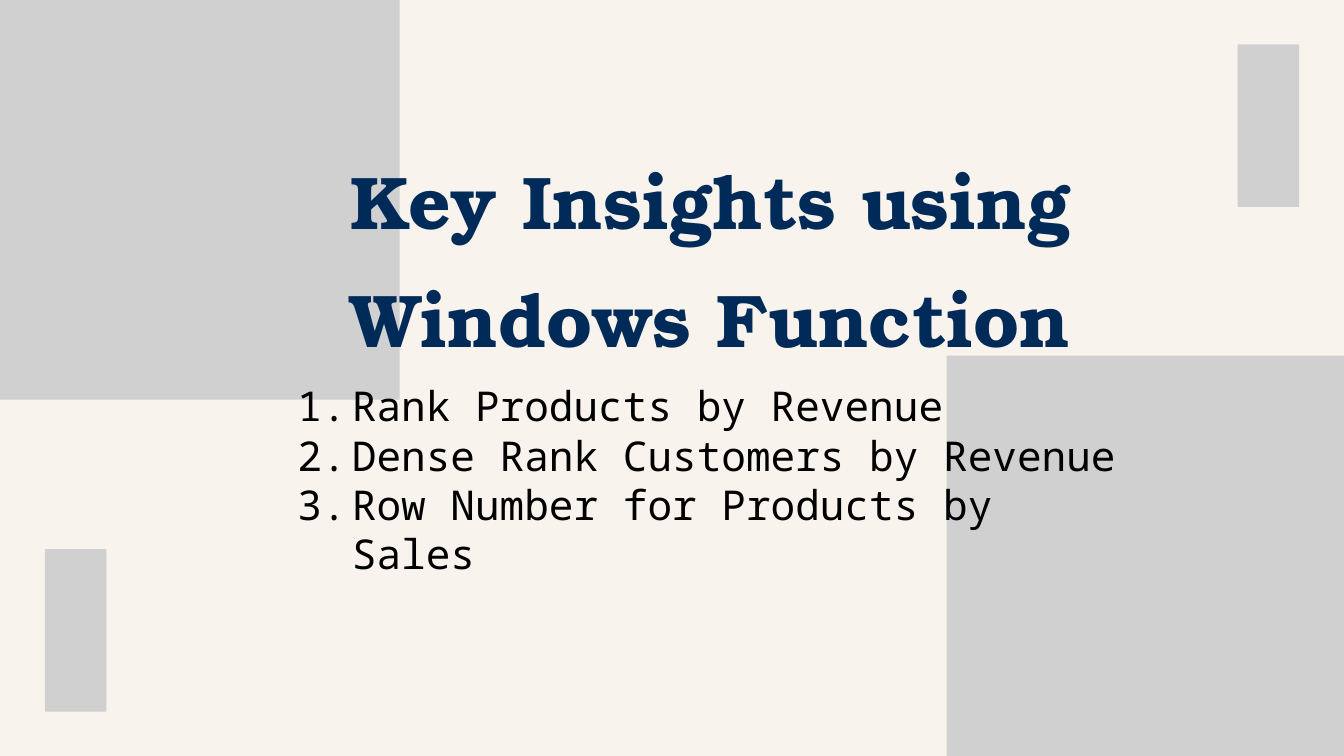
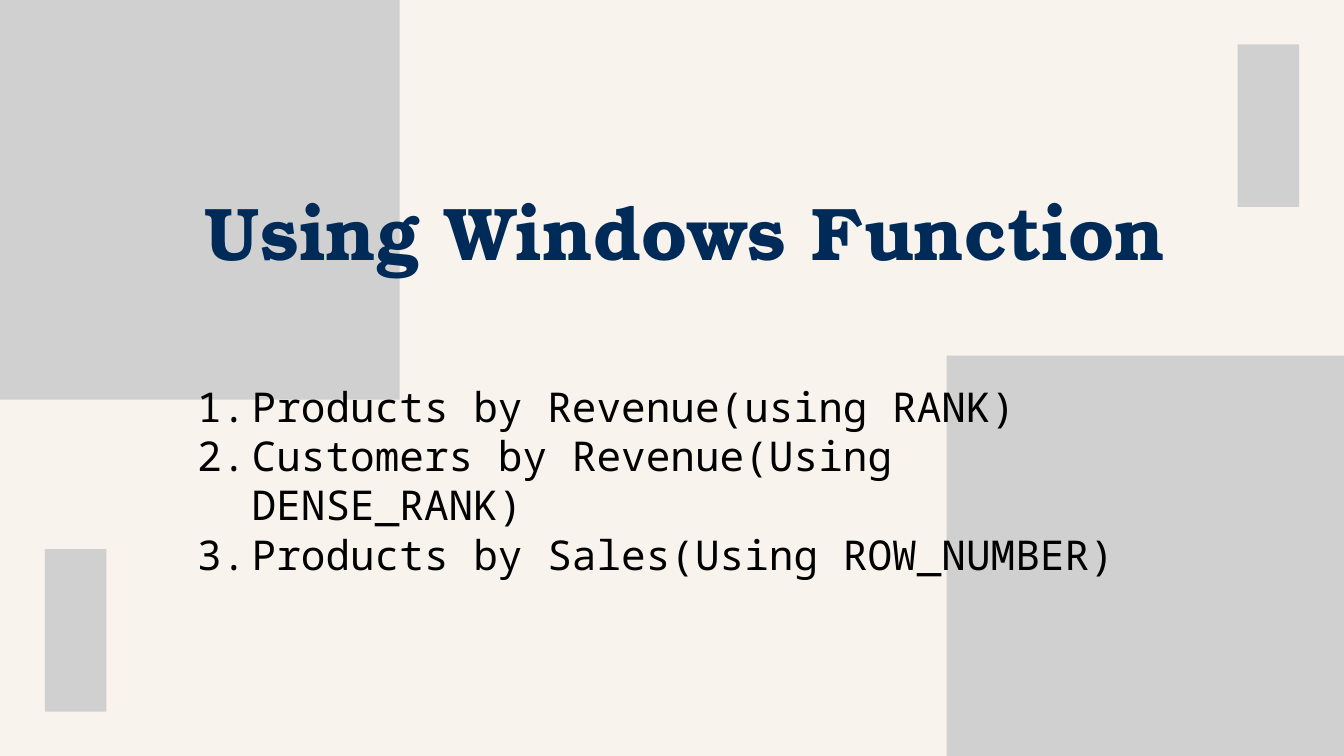
Before and after one commit to krupadalal/Flipkart-SQL-Sales-Analysis, a slide deck: slide 24 of flipkart_ppt.pptx (slide 23 before the commit). Drawn at 1344x756 pixels with LibreOffice and Linux fonts; fonts in the diff are those of the drawing; grey boxes stand for pictures. Boxes give left, top, right and bottom in pixels: in the first picture for what was removed or moved away, otherwise in the second. Text is boxed around its words. In the diff, an @@ line names an element or a change of style, - is before the commit and + after.

```diff
--- a/flipkart_ppt.pptx
+++ b/flipkart_ppt.pptx
@@ text at (x1=205, y1=203, x2=1166, y2=279): text changed @@
-Key Insights using Windows Function
+Using Windows Function
@@ text at (x1=252, y1=390, x2=1114, y2=580): text changed @@
-1. Rank Products by Revenue
-2. Dense Rank Customers by Revenue
-3. Row Number for Products by Sales
+1. Products by Revenue(using RANK)
+2. Customers by Revenue(Using DENSE_RANK)
+3. Products by Sales(Using ROW_NUMBER)
```
Also in this commit, not shown: 16 other slides changed, 4 slides added, 1 slide removed.
